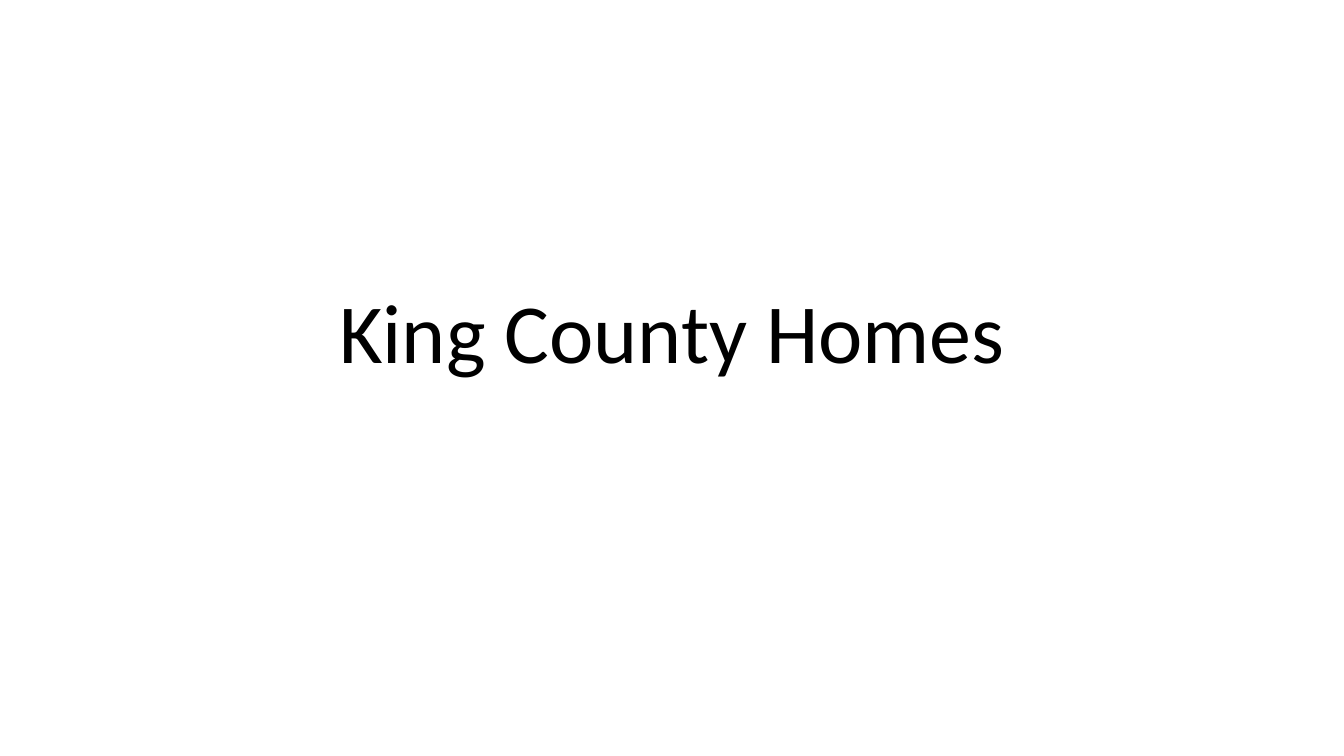
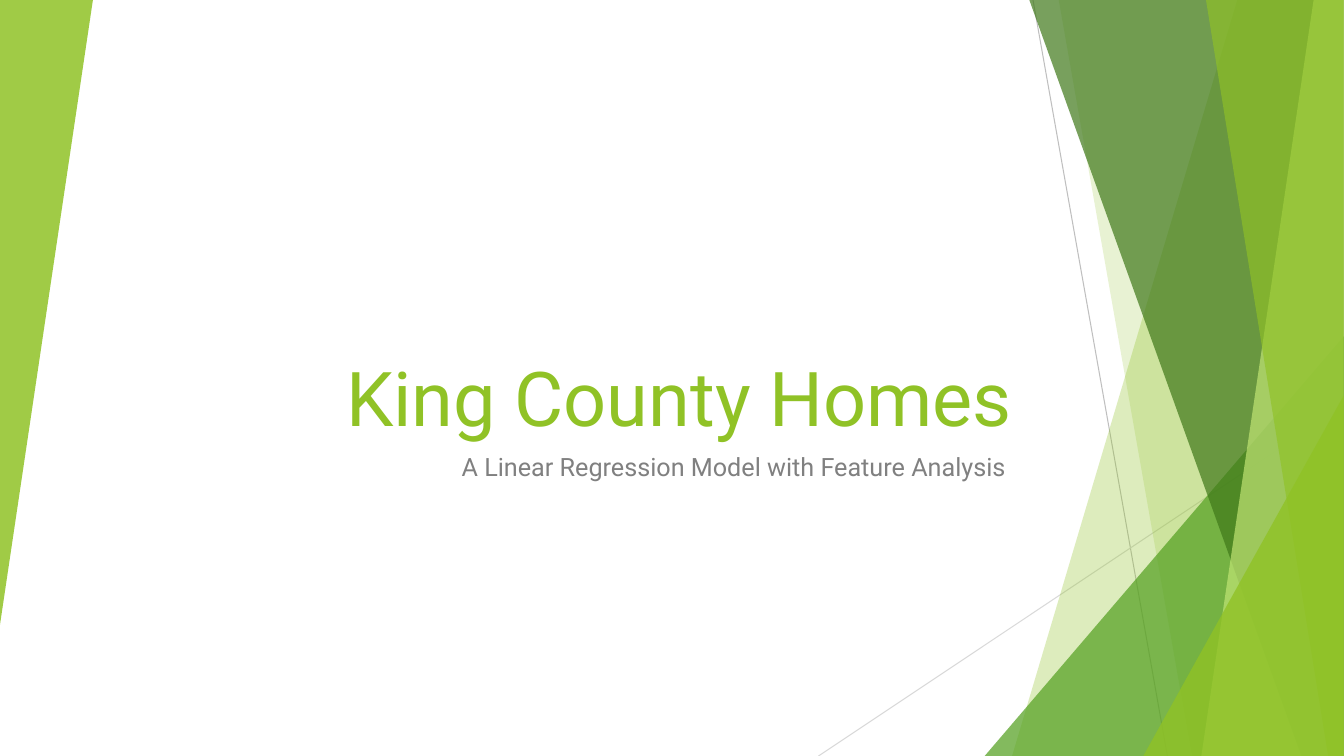
Before and after one commit to minthammock/dsc-mod-2-project-v2-1-onl01-dtsc-pt-041320, a slide deck: slide 1 of Non-Technical.pptx. Drawn at 1344x756 pixels with LibreOffice and Linux fonts; fonts in the diff are those of the drawing. Boxes give left, top, right and bottom in pixels: in the first picture for what was removed or moved away, otherwise in the second. Text is boxed around its words. In the diff, an @@ line names an element or a change of style, - is before the commit and + after.

```diff
--- a/Non-Technical.pptx
+++ b/Non-Technical.pptx
@@ group added at (0,0,1344,756): 5 freeform shapes, 3 triangles, 2 lines @@
@@ title "King County Homes": place and size @@
-title "King County Homes" at (339,305,1004,378)
+title "King County Homes" at (346,371,1012,442)
@@ title "King County Homes" at (346,371,1012,442): size 60 to 54 pt, font Calibri to Roboto, text colour #000000 to #90C226; alignment centre to right; line spacing 0.9 to 1 @@
@@ subtitle added at (462,457,1005,482), 18 pt, text #808080 @@
+A Linear Regression Model with Feature Analysis
```
Also in this commit, not shown: 1 other slide changed, 13 slides added, 2 slides removed, 2 other files.
